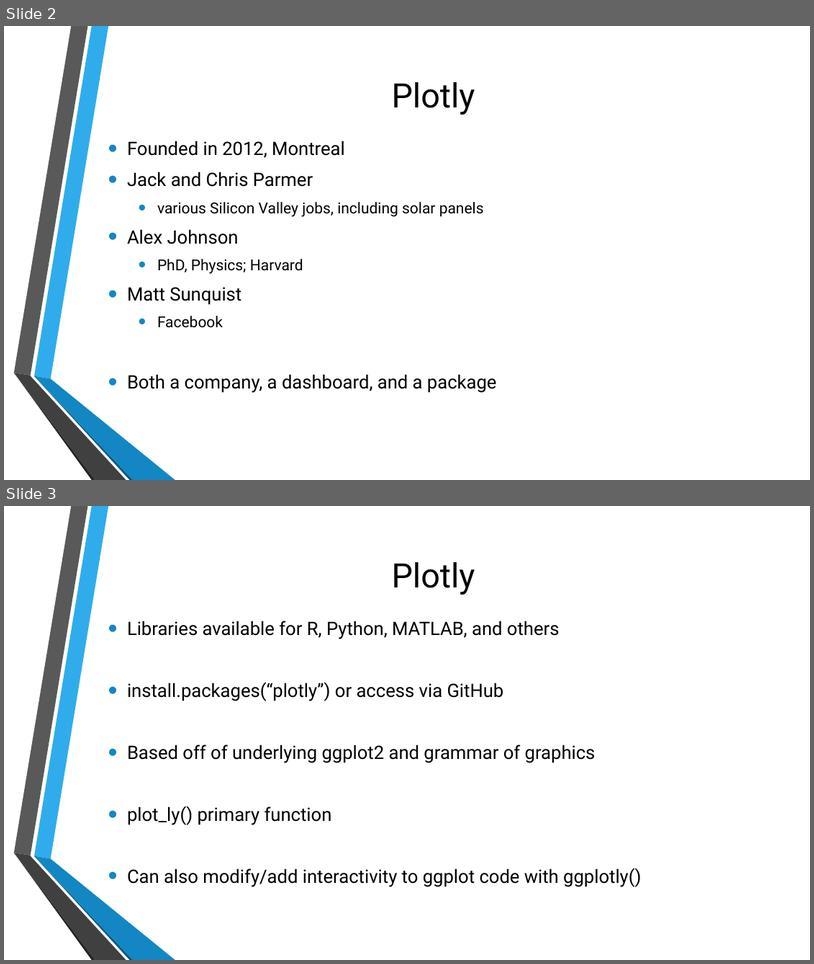
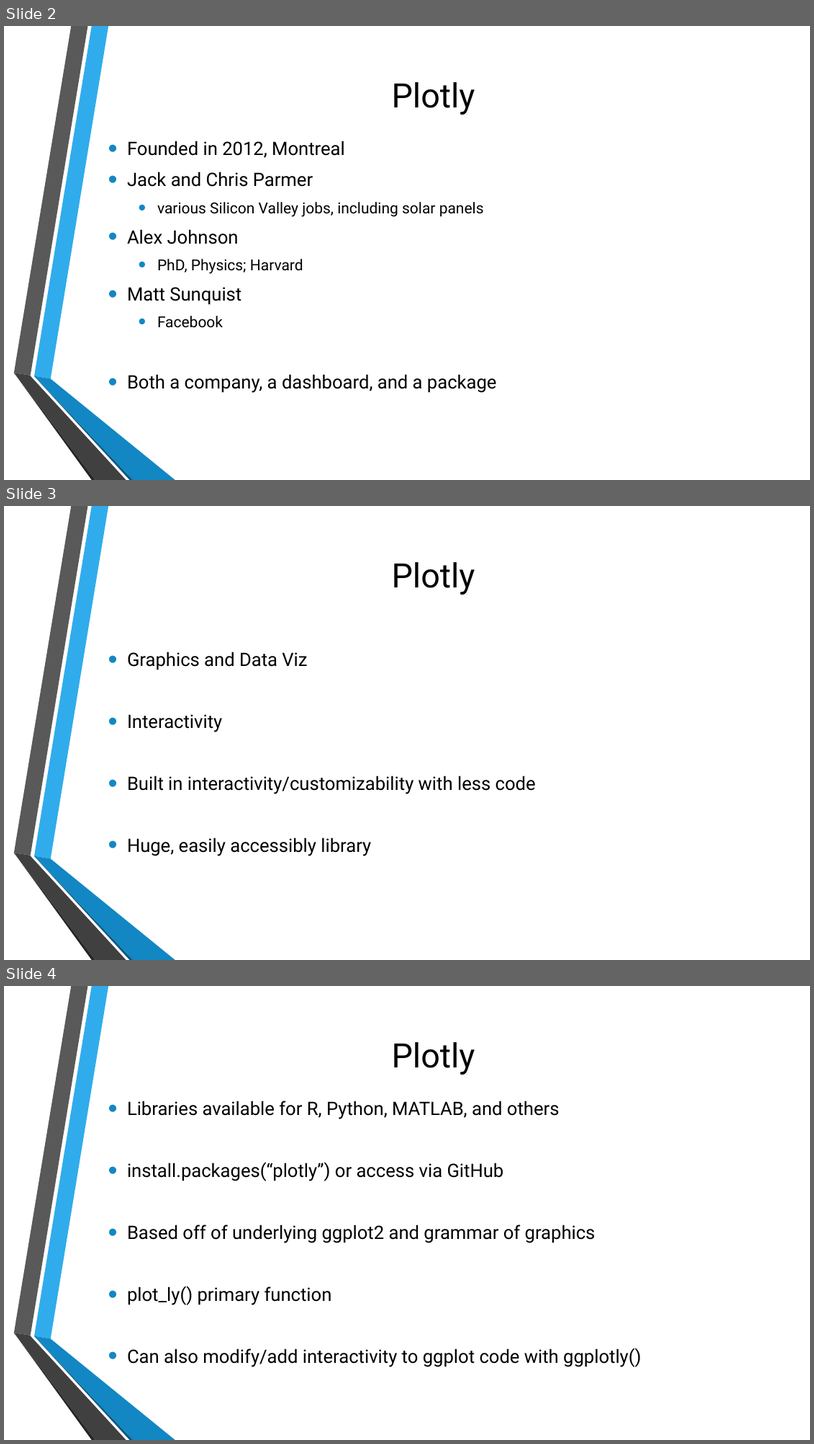
Before and after one commit to geo511-2020/geo511-2020-tasks-ZaqueEvans, a slide deck: week_08/Resource Presentation.pptx. Shown one above the other, each under a label of ours: slides 2 and 3 before the commit, slides 2, 3 and 4 after it. The pictures are 814x964 and 814x1444 pixels, drawn with LibreOffice and Linux fonts; fonts in the diff are those of the drawing; background and template pictures are left out. Boxes give left, top, right and bottom in pixels: in the first picture for what was removed or moved away, otherwise in the second. Text is boxed around its words. In the diff, an @@ line names an element or a change of style, - is before the commit and + after.

Commit message:
updated pptx

```diff
--- a/week_08/Resource Presentation.pptx
+++ b/week_08/Resource Presentation.pptx
@@ slide 3 added at (4, 506, 810, 960), background picture (left out); not listed: 6 template elements that a slide beside it also shows @@
@@ title added at (392, 562, 476, 595), 40 pt, text #000000 @@
+Plotly
@@ text added at (127, 651, 536, 856), 22 pt, text #000000 @@
+• Graphics and Data Viz
+• Interactivity
+• Built in interactivity/customizability with less code
+• Huge, easily accessibly library
@@ what was slide 3 is now slide 4 @@
```
